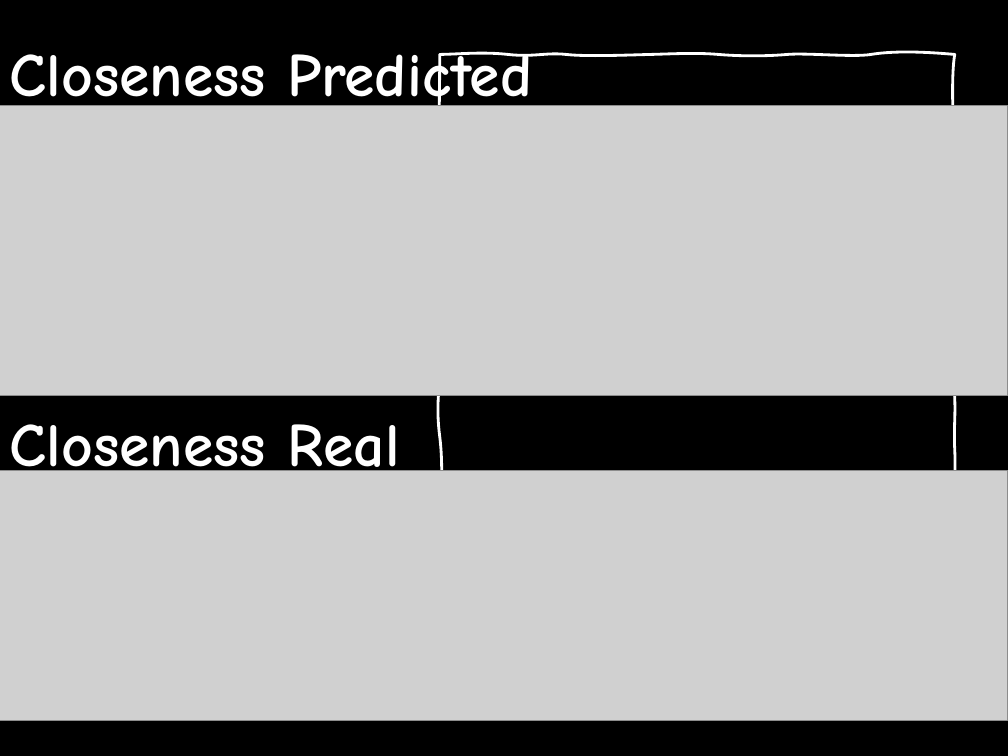
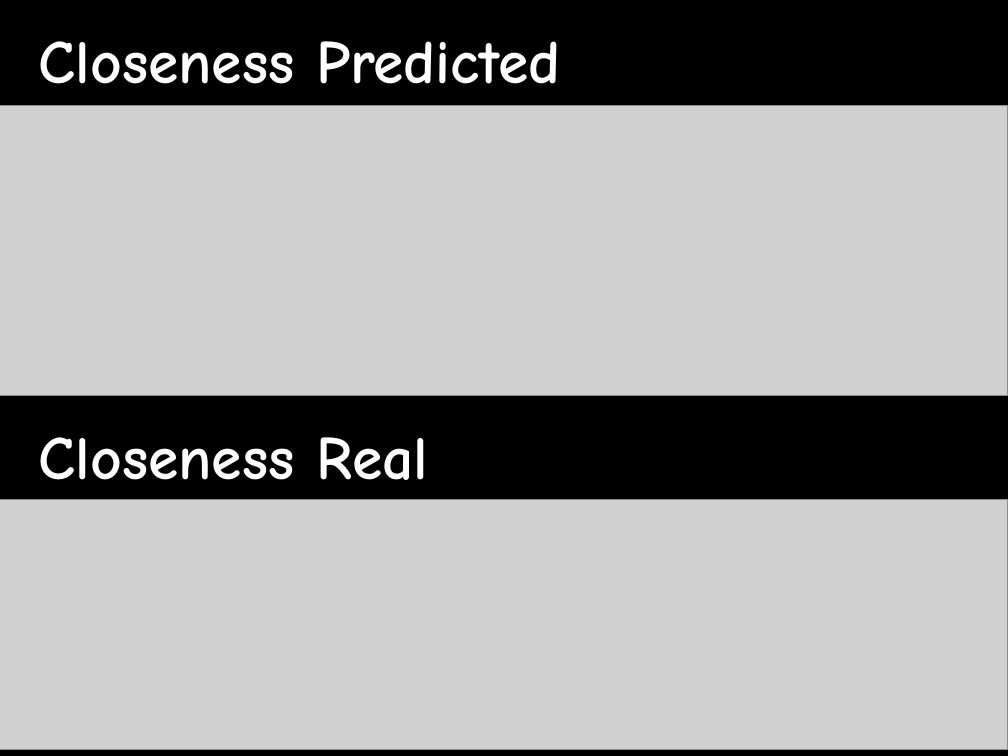
Before and after one commit to Ahmed-Mohiuddin-Shah/Machine-Learning-Labs, a slide deck: slide 5 of Lab14 Open Lab/slides.pptx. Drawn at 1008x756 pixels with LibreOffice and Linux fonts; fonts in the diff are those of the drawing; grey boxes stand for pictures; background and template pictures are left out. Boxes give left, top, right and bottom in pixels: in the first picture for what was removed or moved away, otherwise in the second. Text is boxed around its words. In the diff, an @@ line names an element or a change of style, - is before the commit and + after.

Commit message:
chore: updated slides

```diff
--- a/Lab14 Open Lab/slides.pptx
+++ b/Lab14 Open Lab/slides.pptx
@@ rectangle added at <box>0,0,1007,756</box>, fill #000000 @@
@@ text "Closeness Predicted" rewrapped from <box>10,51,532,116</box> to <box>39,41,561,84</box> @@
@@ freeform shape removed at <box>439,54,955,685</box> @@
@@ text "Closeness Real" rewrapped from <box>10,424,400,486</box> to <box>39,437,429,480</box> @@
@@ picture: place and size @@
-picture at <box>0,470,1008,720</box>
+picture at <box>0,500,1008,750</box>
```
Also in this commit, not shown: 6 other slides changed, 1 slide added, 1 slide removed.
